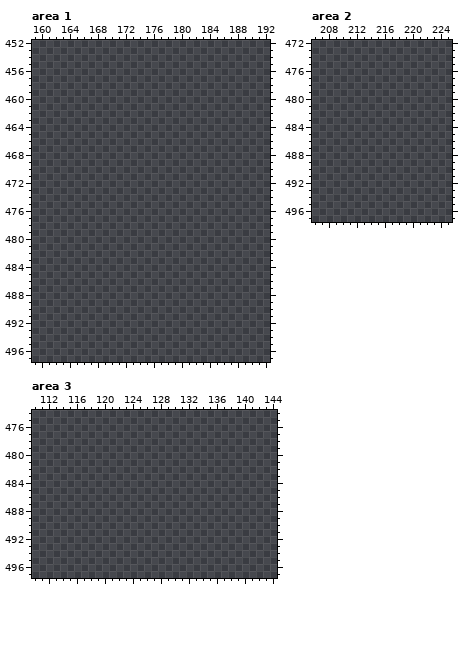
Edited in one commit: pixel-art file (Aseprite/Enviroment/Stages/Light_forest/tileset/bg_fixed.aseprite). Above is the file before it was changed.
1951x528 pixels, 1 frame. Colours within 5 levels of each other are drawn and written as one. Shown: area 1: x 159..192, y 452..497; area 2: x 206..225, y 472..497; area 3: x 110..144, y 474..497. The old version is drawn lined up with the new one. The commit also changed other parts of the picture, which this record leaves out.
Palette (. is transparent): 
Once edited:
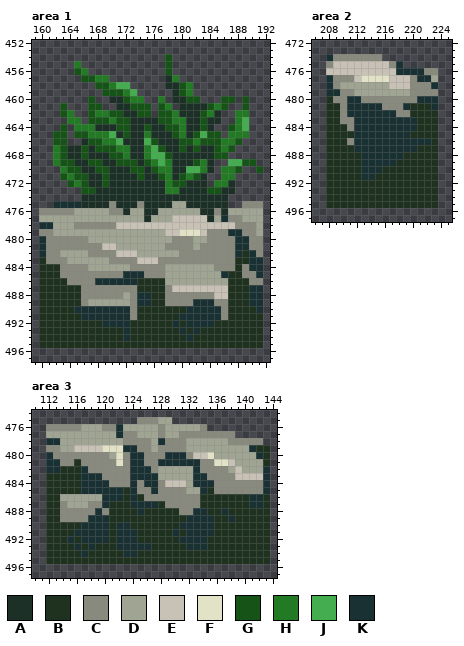
Colours new in this view: A #1d3028  B #1e321f  C #898a7e  D #9fa592  E #c8c2b6  F #e1e2c6  G #155316  H #227b24  J #43ad4f  K #193133
The exact change:
drawings rearranged on the sheet (the old picture shows each at its new place; 11 dropped ones are not shown)
Changed rows in their new state; - is an unchanged pixel.
Area 1:
first column x 160:
454 ------------------G-------------
455 -----H------------G-------------
456 -----GH-----------G-------------
457 ------GGHH--------AH------------
458 --------GGHJJ-----AAGH----------
459 ---------GGGHJ-----AGH----------
460 -------G--AAGHH--H-AAGG---GG-G--
461 ---G---GG--AAGGG-GH-AAAAGHG--G--
462 ---GH--GHHGGAAGG-GGHAAAGHA--HH--
463 ----HH-GGGHGGAAAAGGHHAAGAA--HJ--
464 ---G-HHHAAAGGAAGAAGGHAAGA--GHJ--
465 --GG-GGHHHJAGAAHAAAGHAGJGG-HHH--
466 --GG--AGGHHJAAAJGAAAGGHGGGHHG---
467 --HGAAGAGGGHHAAHJGAAGAGAAGHG----
468 --HGAAGAAAGGHAAHJJGAAAAAAGG-----
469 --HGGAAGGAAGGGAGHJHAAAGHA--JJGG-
470 ---HGGAAGGAAAGGAGHHAAJJHA-HHG--G
471 ---GHGGAAGAAAAGAAGHAGHGA--HH----
472 ----GHGAAGAAAAAAAAHGGAAA-HHA----
473 ------GGAAAAAAAAAAHHAAAAGGAA----
474 ------AAAAAAAAAAAAAAAAAAAAA-----
475 --KKKKAAAACAAACAAAADDAAAAAA--CCC
476 CCCCCDDDDDCCADDAADDDDDDAACADDDDD
477 DDDDDDDDDDDDDDDADDDEEEEEADKCCDDD
478 KKDDDCCCCCCEEEEEEEEEEEEEEEEECCCD
479 CCDDDDDDDDDDDDDDDDEEFFFECCCKKCCD
480 KCCCCCCDDDDDDDDDDDDCCCDDCCCCKKCC
481 KCCCCCCCCEEDDDDDDDCCCCDCCCCCKKCC
482 KCCDDDDCCCCEEEDDDDDDCCCCCCCCKBKC
483 BCCCDDDDDDCCCCEEECCCCCCCCCCCBBKK
484 BBBCCCCDDDDDDCCCCCDDDDDDDCCCBCKK
485 BBBCCCCCCCCCKKKCCCDDDDDDDDKBBCCK
486 BBBBCCCCKKKKKKBBBBDDDDDDDDDBBBCC
487 BBBBBBCCCCCCCCBBBBCEEEEEEEEBBBKK
488 BBBBBBCCCCCCDCKKBBCCCCCCCEEBBBKK
489 BBBBBBCDDDDDDCKKBBCCCCKKKCCBBBKK
490 BBBBBKKKKKKKKCBBBBBBBKKKKKCBBBBK
491 BBBBBBKKKKKKKCBBBBBBKKKKKKCBBBBB
492 BBBBBBBBBKKKKBBBBBBKBKKKKBBBBBBB
493 BBBBBBBBBBBBKBBBBBBBKBKBBBBBBBBB
494 BBBBBBBBBBBBKBBBBBBBBKBBBBBBBBBB
495 BBBBBBBBBBBBBBBBBBBBBBBBBBBBBBBB
Area 2:
first column x 208:
474 KCCCCCCC--------
475 CEEEEEEEECK-----
476 EEEEEEEEEEKKKKCC
477 KCCCEFFFFEEECKKD
478 KCDDDDDDDEEECCCK
479 KKCCDDDDDDDDCCCC
480 BCCKKCCCCCCCCKKK
481 BBCKKKKKCCCKBBBK
482 BBCKKKKKKKCCBBBB
483 BBCCKKKKKKKKKBBB
484 BBBCKKKKKKKKKBBB
485 BBBBKKKKKKKKBBBB
486 BBBCKKKKKKKKKKKB
487 BBBBKKKKKKKKKBBB
488 BBBBBKKKKKKBBBBB
489 BBBBBKKKKKBBBBBB
490 BBBBBKKKBBBBBBBB
491 BBBBBKKBBBBBBBBB
492 BBBBBBBBBBBBBBBB
493 BBBBBBBBBBBBBBBB
494 BBBBBBBBBBBBBBBB
495 BBBBBBBBBBBBBBBB
Area 3:
first column x 112:
475 -------------CCCDD--------------
476 CCCCCDDDCCKDDDDDCDDDDDC---------
477 DDDDDDDDDDKCCDDDCDDCCCCCCCC-----
478 KKDDDDDDDDDCCCCDKCCCDDDDDDCCCCC-
479 CCDDEEEEFFFKKCCDCCCCDDDDDDDDDKBB
480 KCCCCCCCCDFCKKCCCKKKCEEFDDDDDDKB
481 KKCCBCCCCCFCKKCCKKKKKKCCFFEDDDDB
482 KKBBBKCCCCCCKKKCDDDDDKCCCCDEDDDK
483 BBBBBKKKCCCCKKKKDDDDDKKCCCCEEEEK
484 BBBBBKKKKCCCKCKKCEEEDKKKCCCCCCCK
485 BBBBBKKKKKKBKCCKCCCCDDKBCCCCCCCK
486 BBDDDDDDKKKBKBCCCCCCCCBBBBBBBKKB
487 BBCDDDCCKBBBKKKKBCCCCCBBBBBBBKKB
488 BBCCCCCKCBBBBKBBBBBCCKKBBKBBBBBB
489 BBCCCCKKKBBBBBBBBBBBKKKKBBKBBBBB
490 BBBBBKKKKBKKBBBBBBBKKKKKBBBBBBBB
491 BBBBKKKKKBKKKBBBBBKBKKKKBBBBBBBB
492 BBBKBKKKKBKKKBBBBBBKKKKBBBBBBBBB
493 BBBBKBKBBBKKKKKBBBBBKKKBBBBBBBBB
494 BBBBBKBBBBBKKBBBBBBBBBBBBBBBBBBB
495 BBBBBBBBBBBBBBBBBBBBBBBBBBBBBBBB
